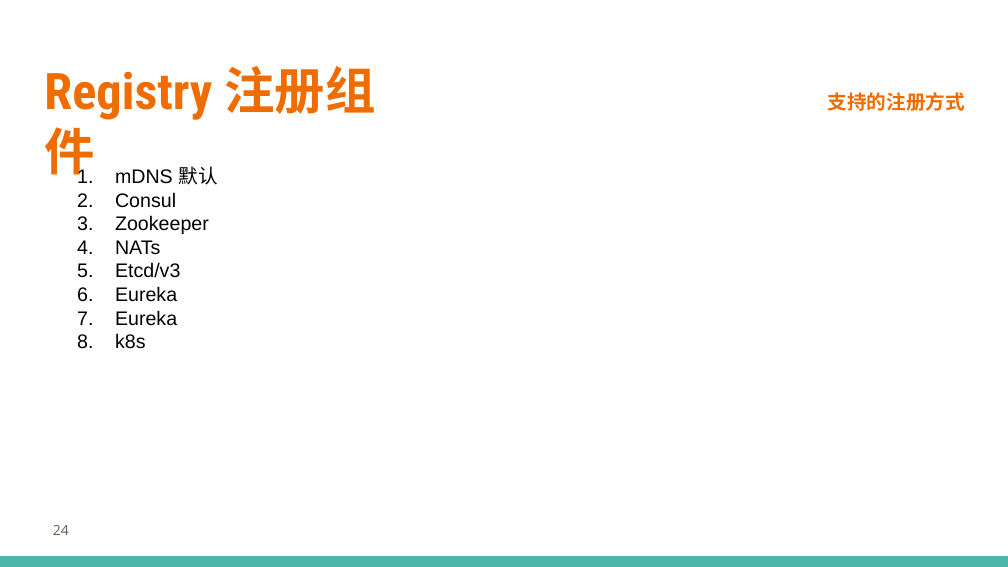
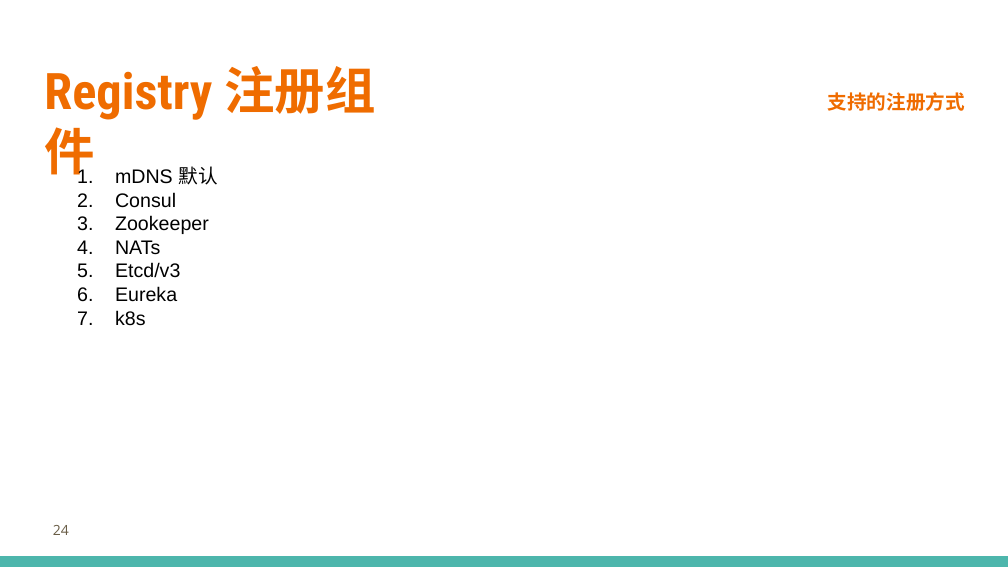
Before and after one commit to printfcoder/stack-rpc-tutorials, a slide deck: slide 24 of others/share/learning-go/【第一期】Go-Micro框架设计.pptx. Drawn at 1008x567 pixels with LibreOffice and Linux fonts; fonts in the diff are those of the drawing; background and template pictures are left out. Boxes give left, top, right and bottom in pixels: in the first picture for what was removed or moved away, otherwise in the second. Text is boxed around its words. In the diff, an @@ line names an element or a change of style, - is before the commit and + after.

```diff
--- a/others/share/learning-go/【第一期】Go-Micro框架设计.pptx
+++ b/others/share/learning-go/【第一期】Go-Micro框架设计.pptx
@@ text at (x1=115, y1=310, x2=177, y2=326): paragraph removed @@
-7. Eureka
```
Also in this commit, not shown: 7 other slides changed, 10 other files.
